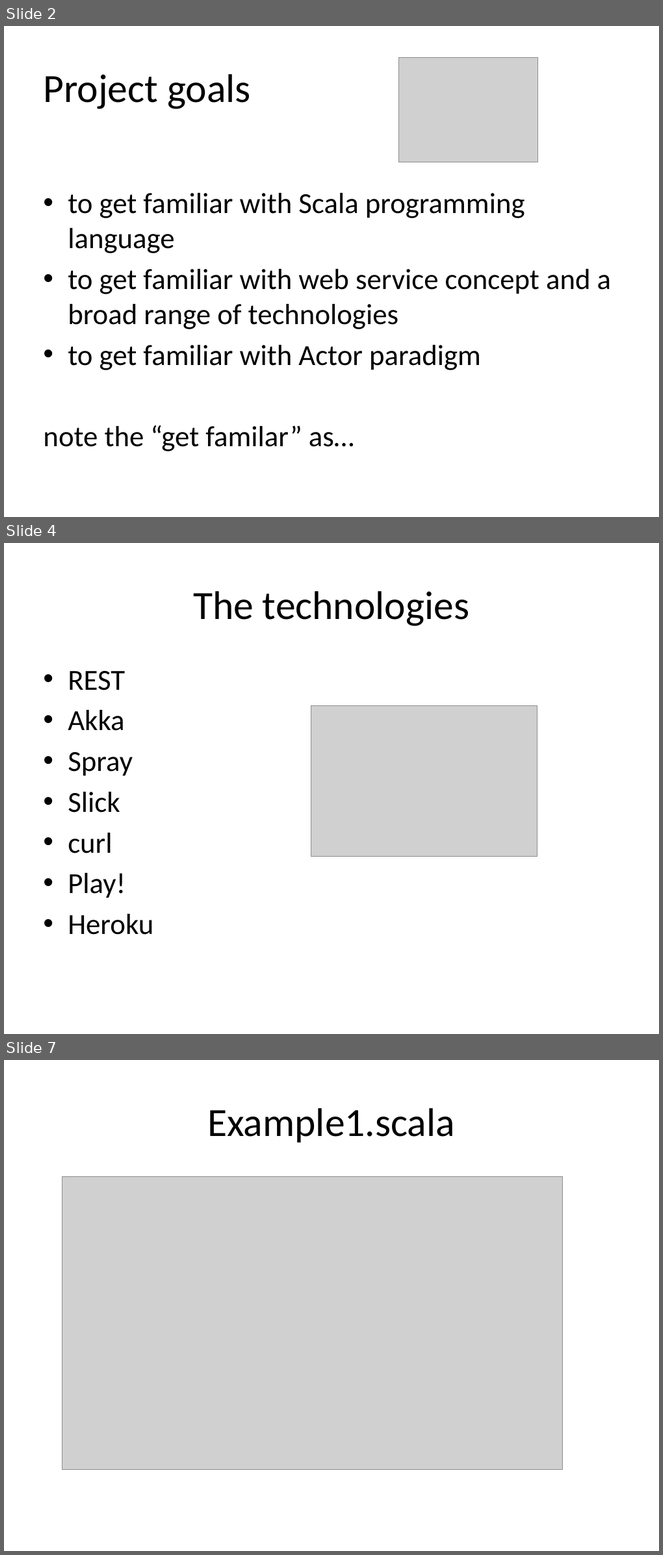
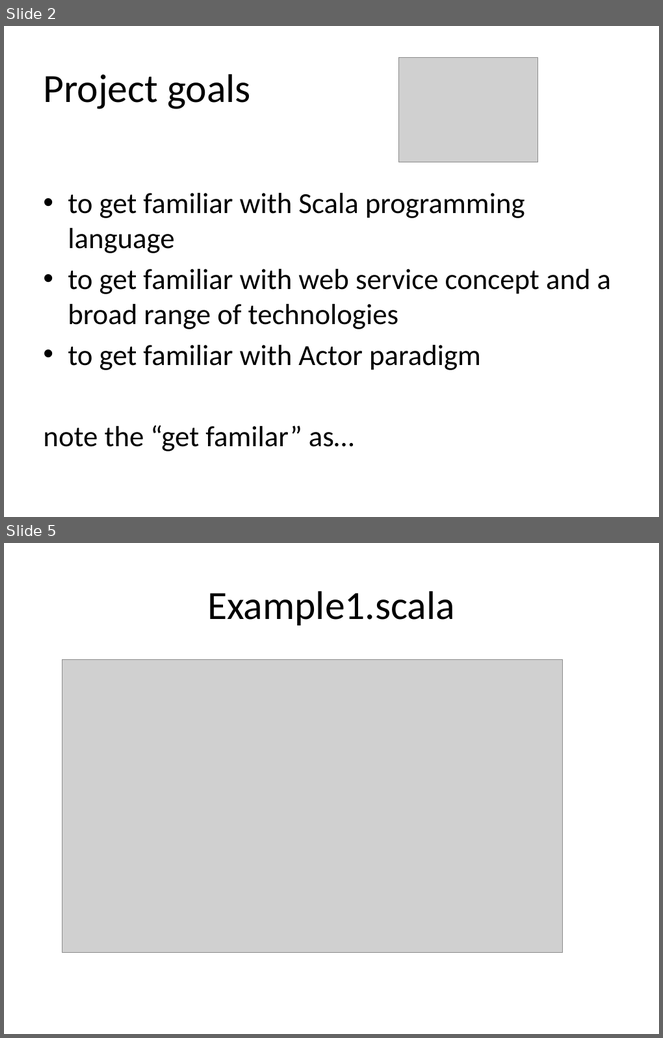
Before and after one commit to martadoberschuetz/scala, a slide deck: project presentation final.pptx. Shown one above the other, each under a label of ours: slides 2, 4 and 7 before the commit, slides 2 and 5 after it; the slides between them are not shown. The pictures are 663x1555 and 663x1038 pixels, drawn with LibreOffice and Linux fonts; fonts in the diff are those of the drawing; grey boxes stand for pictures. Boxes give left, top, right and bottom in pixels: in the first picture for what was removed or moved away, otherwise in the second. Text is boxed around its words. In the diff, an @@ line names an element or a change of style, - is before the commit and + after.

```diff
--- a/project presentation final.pptx
+++ b/project presentation final.pptx
@@ slide 4 removed at box(4, 543, 659, 1034), background #FFFFFF @@
@@ title removed at box(193, 591, 469, 626) @@
-The technologies
@@ text removed at box(68, 671, 154, 935) @@
-• REST
-• Akka
-• Spray
-• Slick
-• curl
-• Play!
-• Heroku
@@ picture removed at box(311, 706, 538, 857) @@
@@ what was slide 7 is now slide 5 @@
```
Also in this commit, not shown: 7 slides changed, 7 other slides removed.
